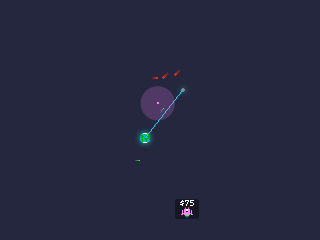
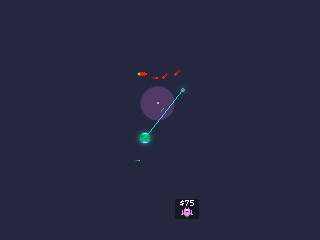
Before/after of a 320 × 240 layered artwork. What changed in the layer stack:
added layer "ship" in group "button" over [137, 72, 147, 76]
